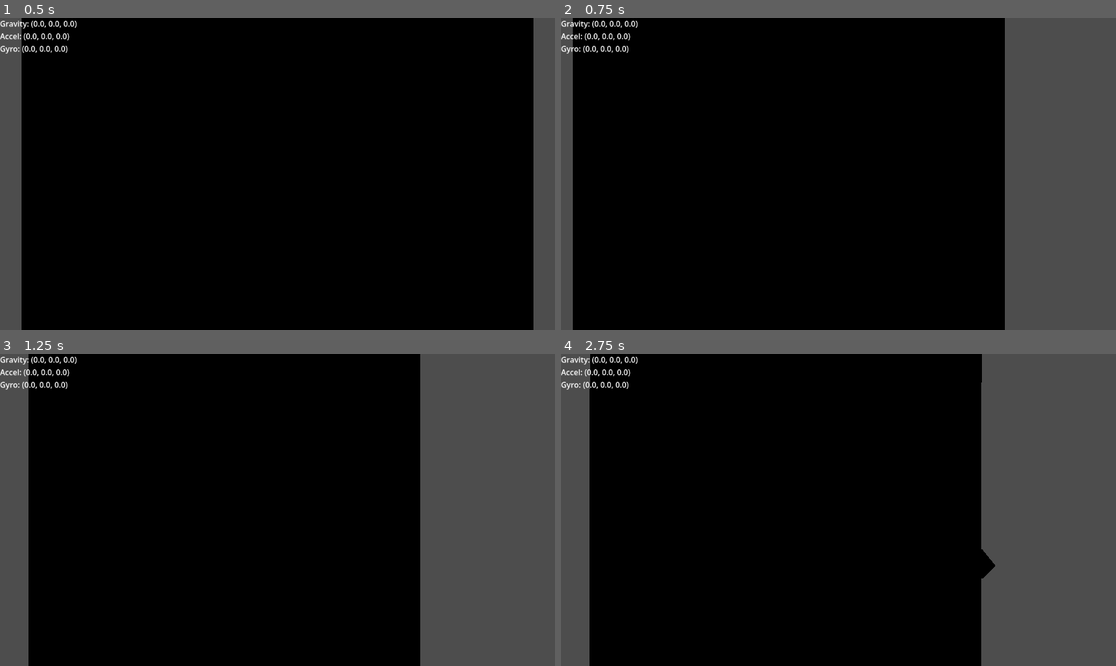
Above: before the commit, frames 1-4 (two rows, left to right).
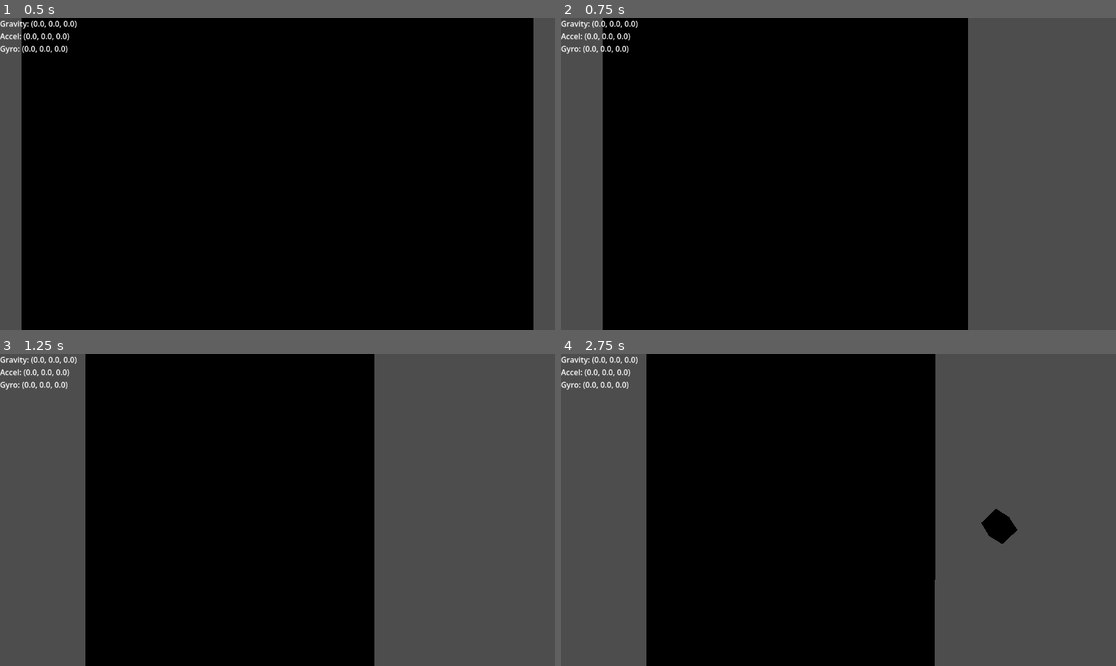
Above: after the commit, the same moments.

Repository: MatthieuLJ/no_dice
Game: Godot game, scene res://die.tscn
Same seed, same stepped clock (60 frames per second), same inputs: the game is played once before the commit and once after it.
Inputs (mouse positions are in pixels of both pictures, inside the frame that each line leads up to):
- Up to frame 1 (0.5 s): no input
- Up to frame 2 (0.75 s): tap Enter (ui_accept) at 0.5 s; move the mouse to (960, 158) at 0.52 s; hold Right (ui_right) from 0.53 s (still down); tap R at 0.6 s; click (960, 158) at 0.67 s
- Up to frame 3 (1.25 s): keep holding Right (ui_right); tap Enter (ui_accept) at 0.77 s
- Up to frame 4 (2.75 s): move the mouse to (727, 525) at 1.27 s; release Right (ui_right) at 1.28 s; hold Down (ui_down) 1.28-2.03 s; tap R at 1.35, 2.1 s; tap Enter (ui_accept) at 1.52 s; move the mouse to (894, 441) at 2.02 s; hold Right (ui_right) from 2.03 s (still down)

Frame 1 is identical in both runs. In frame 2, 12% of the frame differs, in the area x 2-80%, y 0-100%; in frame 3, 18%; in frame 4, 19%, in the area x 5-83%, y 0-100%.

Commit message:
Add a roof, physics kind of work

Diff:
--- a/die.tscn
+++ b/die.tscn
@@ -37,6 +37,9 @@
 
 [sub_resource type="BoxShape3D" id="BoxShape3D_xbu7s"]
 size = Vector3(0.1, 1, 2)
+
+[sub_resource type="BoxShape3D" id="BoxShape3D_2nkai"]
+size = Vector3(2, 0.1, 2)
 
 [node name="Node3D" type="Node3D" unique_id=199600776]
 
@@ -99,6 +102,10 @@
 transform = Transform3D(1, 0, 0, 0, 1, 0, 0, 0, 1, -1, 0.5, 0)
 shape = SubResource("BoxShape3D_xbu7s")
 
+[node name="Roof" type="CollisionShape3D" parent="Enclosure/Ground" unique_id=1644655478]
+transform = Transform3D(1, 0, 0, 0, 1, 0, 0, 0, 1, 0, 1, 0)
+shape = SubResource("BoxShape3D_2nkai")
+
 [node name="CanvasLayer" type="CanvasLayer" parent="." unique_id=1411825698]
 
 [node name="Label" type="Label" parent="CanvasLayer" unique_id=2022568943]
--- a/pyramid_scale.gd
+++ b/pyramid_scale.gd
@@ -42,6 +42,7 @@
 		var g_x = clampf(gravity.x, -9.8, 9.8)
 		var g_y = clampf(gravity.y, -9.8, 9.8)
 
+
 		# Map device coordinate tilt to 3D space Euler angles
 		var target_pitch = -g_y / 9.8 * (PI / 4.0)
 		var target_roll = -g_x / 9.8 * (PI / 4.0)
@@ -51,16 +52,16 @@
 		# --- DESKTOP KEYBOARD FALLBACK ---
 		var input_dir = Input.get_vector("ui_left", "ui_right", "ui_up", "ui_down")
 		var target_euler = Vector3(
-			input_dir.y * PI / 4.0,
+			input_dir.y * PI / 3.0,
 			0.0,
-			-input_dir.x * PI / 4.0
+			-input_dir.x * PI / 3.0
 		)
 		target_quat = Quaternion.from_euler(target_euler)
 
 	# 2. Incorporate Gyroscope for sharp "jerks" / shakes
 	var gyro = Input.get_gyroscope()
 	if not gyro.is_zero_approx():
-		var gyro_impulse = Quaternion(gyro * delta * shake_sensitivity)
+		var gyro_impulse = Quaternion.from_euler(gyro * delta * shake_sensitivity)
 		target_quat = target_quat * gyro_impulse
 
 	# 3. Smoothly rotate without scale distortion
